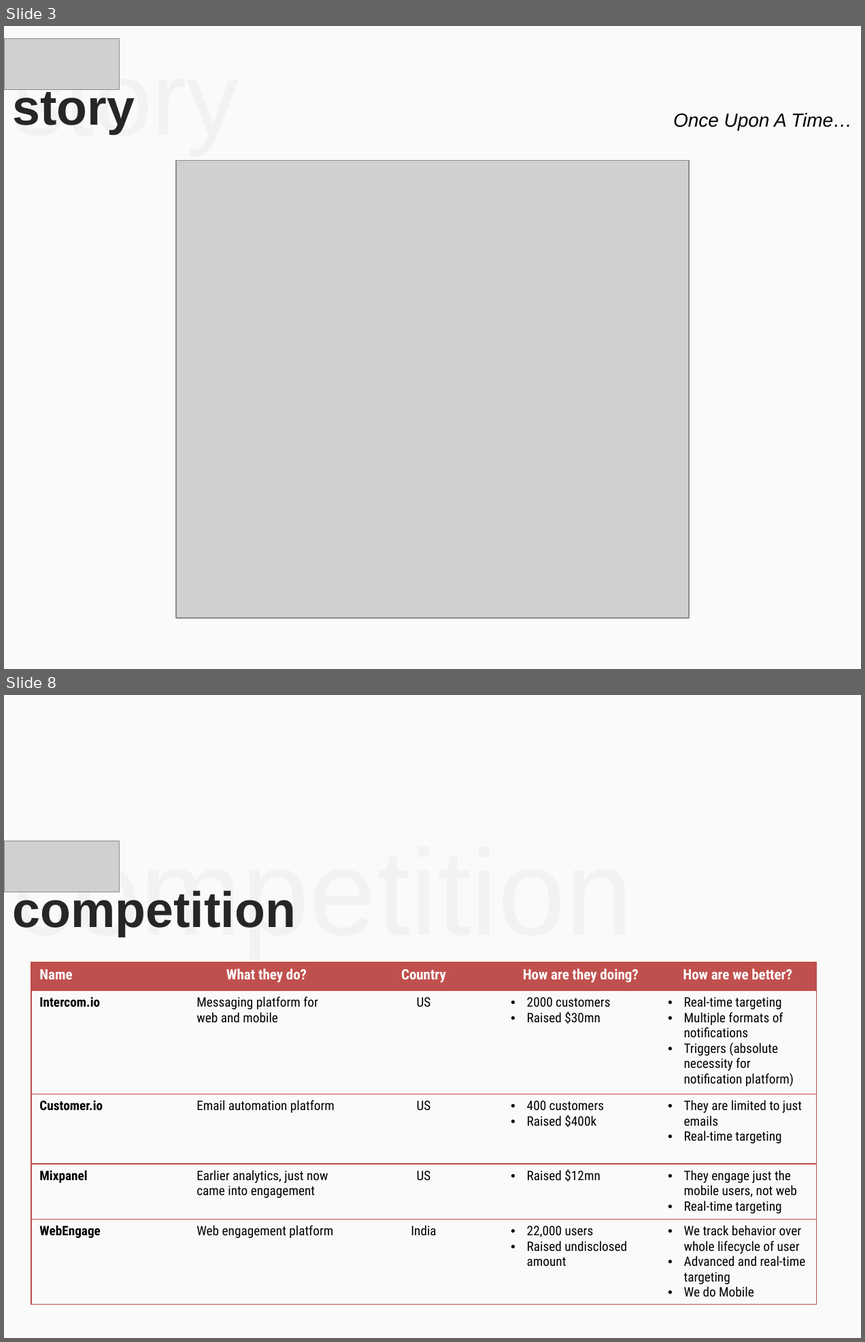
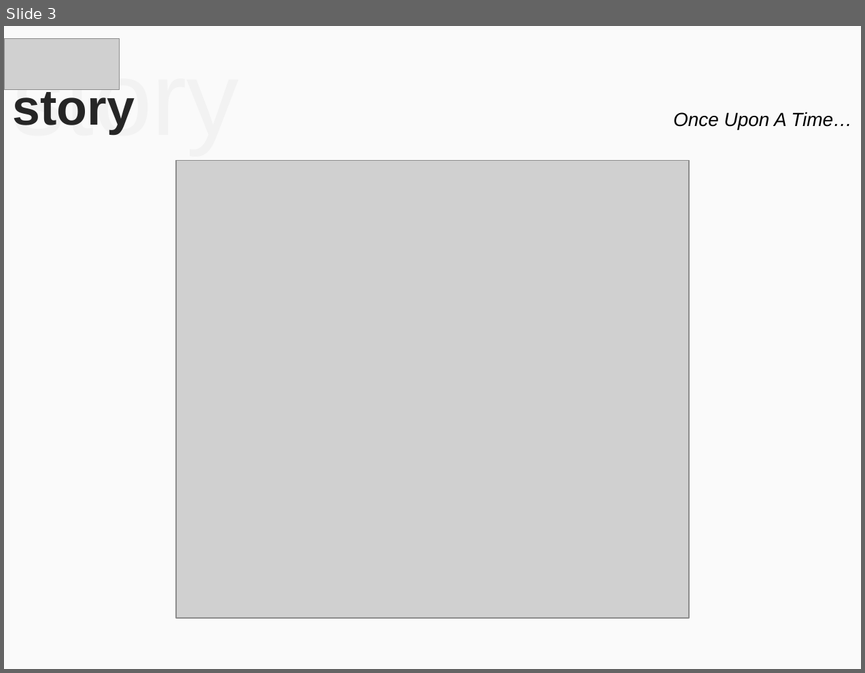
Before and after one commit to mohitmamoria/horntell-unpluggd-deck, a slide deck: Horntell - Unpluggd.pptx. Shown one above the other, each under a label of ours: slides 3 and 8 before the commit, slide 3 after it; the slides between them are not shown. The pictures are 865x1342 and 865x673 pixels, drawn with LibreOffice and Linux fonts; fonts in the diff are those of the drawing; grey boxes stand for pictures. Boxes give left, top, right and bottom in pixels: in the first picture for what was removed or moved away, otherwise in the second. Text is boxed around its words. In the diff, an @@ line names an element or a change of style, - is before the commit and + after.

```diff
--- a/Horntell - Unpluggd.pptx
+++ b/Horntell - Unpluggd.pptx
@@ slide 8 removed at [4, 695, 861, 1338], background #FAFAFA @@
@@ picture removed at [4, 841, 119, 892] @@
@@ text removed at [12, 841, 632, 938] @@
-competition
@@ title removed at [13, 887, 296, 936] @@
-competition
@@ table removed at [31, 962, 815, 1308], 5 rows, 5 columns @@
-Name | What they do? | Country | How are they doing? | How are we better?
-Intercom.io | Messaging platform for web and mobile | US | 2000 customers / Raised $30mn | Real-time targeting / Multiple formats of notifications / Triggers (absolute necessity for notification platform)
-Customer.io | Email automation platform | US | 400 customers / Raised $400k | They are limited to just emails / Real-time targeting
-Mixpanel | Earlier analytics, just now came into engagement | US | Raised $12mn | They engage just the mobile users, not web / Real-time targeting
-WebEngage | Web engagement platform | India | 22,000 users / Raised undisclosed amount | We track behavior over whole lifecycle of user / Advanced and real-time targeting / We do Mobile
```
Also in this commit, not shown: 1 slide changed, 12 slides added, 6 other slides removed, 9 other files.
